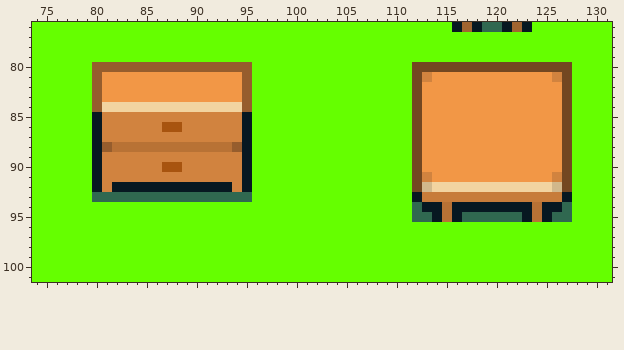
Edited in one commit: pixel-art file (101/2.Furniture/Furniture.aseprite). That is the earlier state.
256x256 pixels, 1 frame. Colours within 5 levels of each other are drawn and written as one. Shown: x 74..131, y 76..101.
New version:
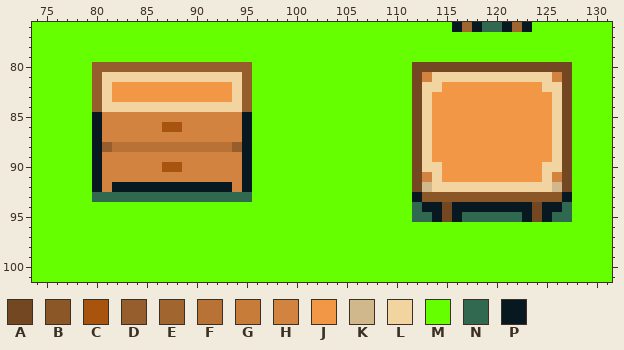
Palette (. is transparent): A #734721  B #8c5726  C #a8540f  D #965d2d  E #a16530  F #b87235  G #c77c3a  H #d1833f  J #f29746  K #d1b88c  L #f2d4a0  M #65ff00  N #306850  P #071821
Diff:
Changed rows in their new state; - is an unchanged pixel.
Layer "Layer 1":
first column x 81:
 81 LLLLLLLLLLLLLL-------------------LLLLLLLLLLLL-
 82 L------------L------------------LL----------LL
 83 L------------L------------------L------------L
 84 --------------------------------L------------L
 85 --------------------------------L------------L
 86 --------------------------------L------------L
 87 --------------------------------L------------L
 88 --------------------------------L------------L
 89 --------------------------------L------------L
 90 --------------------------------LL----------LL
 91 ---------------------------------L----------L-
 93 --------------------------------BBBBBBBBBBBBBB
 94 ----------------------------------A--------A--
 95 ----------------------------------A--------A--
